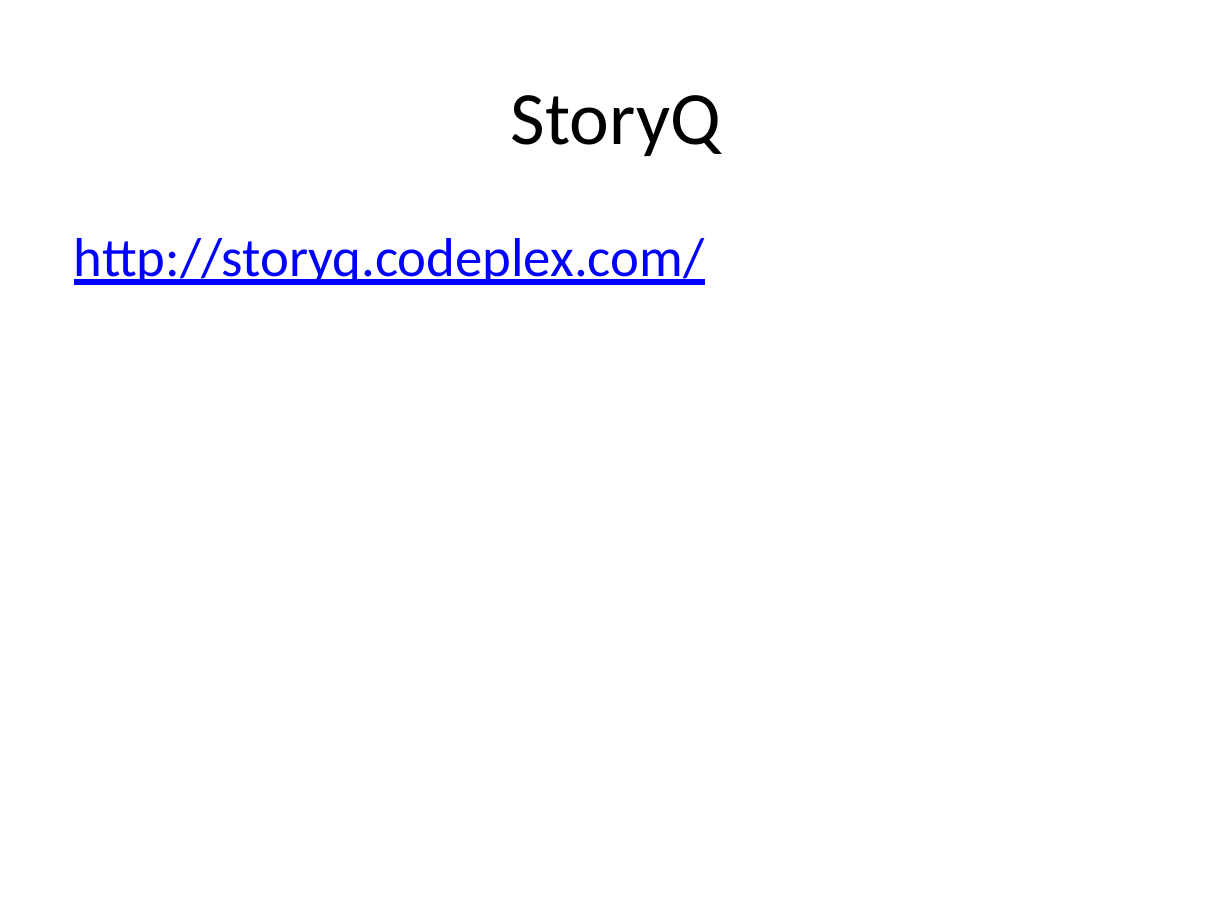
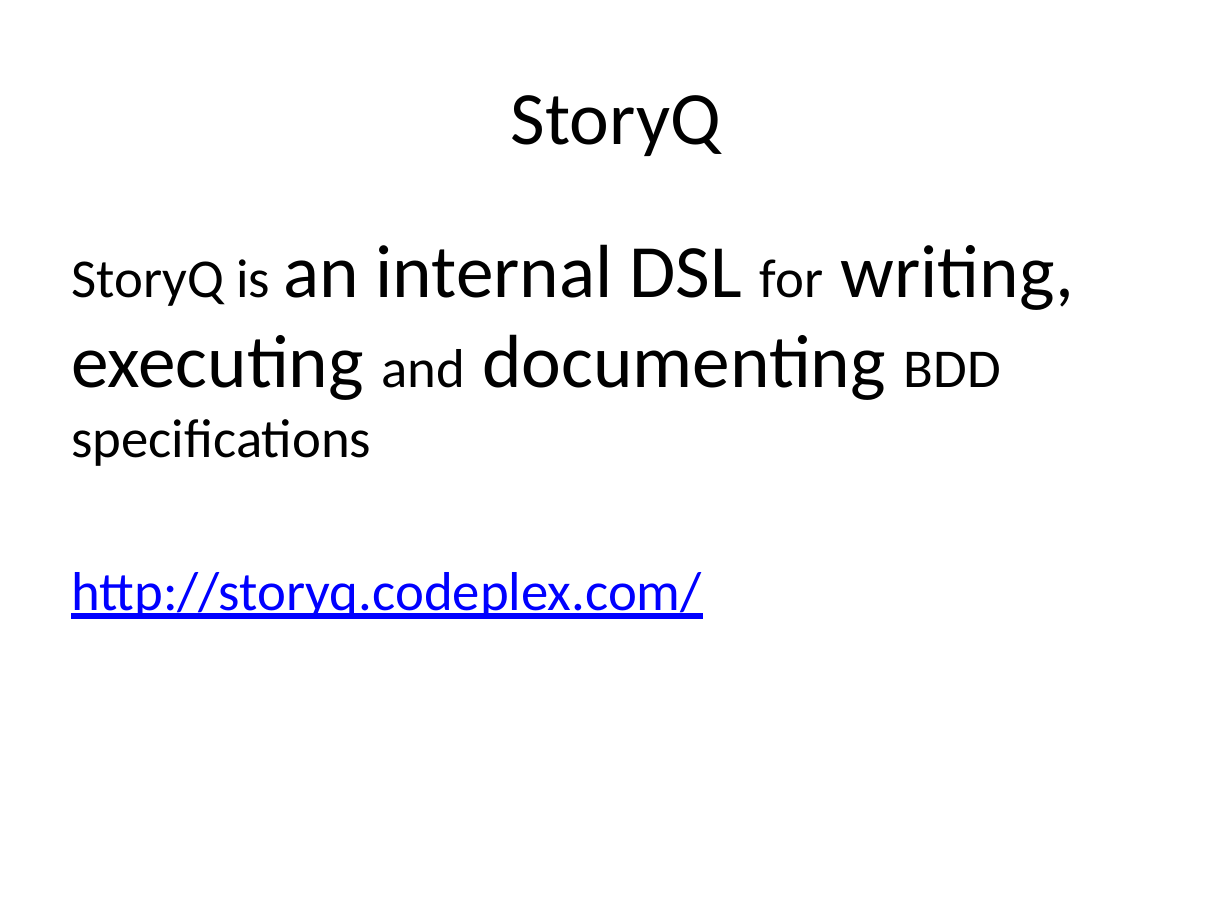
Before and after one commit to liammclennan/Liam-s-Presentations, a slide deck: slide 10 of storyq/Behaviour-Driven Development.pptx (slide 12 before the commit). Drawn at 1232x924 pixels with LibreOffice and Linux fonts; fonts in the diff are those of the drawing. Boxes give left, top, right and bottom in pixels: in the first picture for what was removed or moved away, otherwise in the second. Text is boxed around its words. In the diff, an @@ line names an element or a change of style, - is before the commit and + after.

```diff
--- a/storyq/Behaviour-Driven Development.pptx
+++ b/storyq/Behaviour-Driven Development.pptx
@@ text at <box>71,244,1075,466</box>: paragraph added @@
+StoryQ is an internal DSL for writing, executing and documenting BDD specifications
@@ text at <box>71,572,702,619</box>: indent changed @@
```
Also in this commit, not shown: 3 other slides changed, 8 slides added, 5 slides removed, 17 other files.
